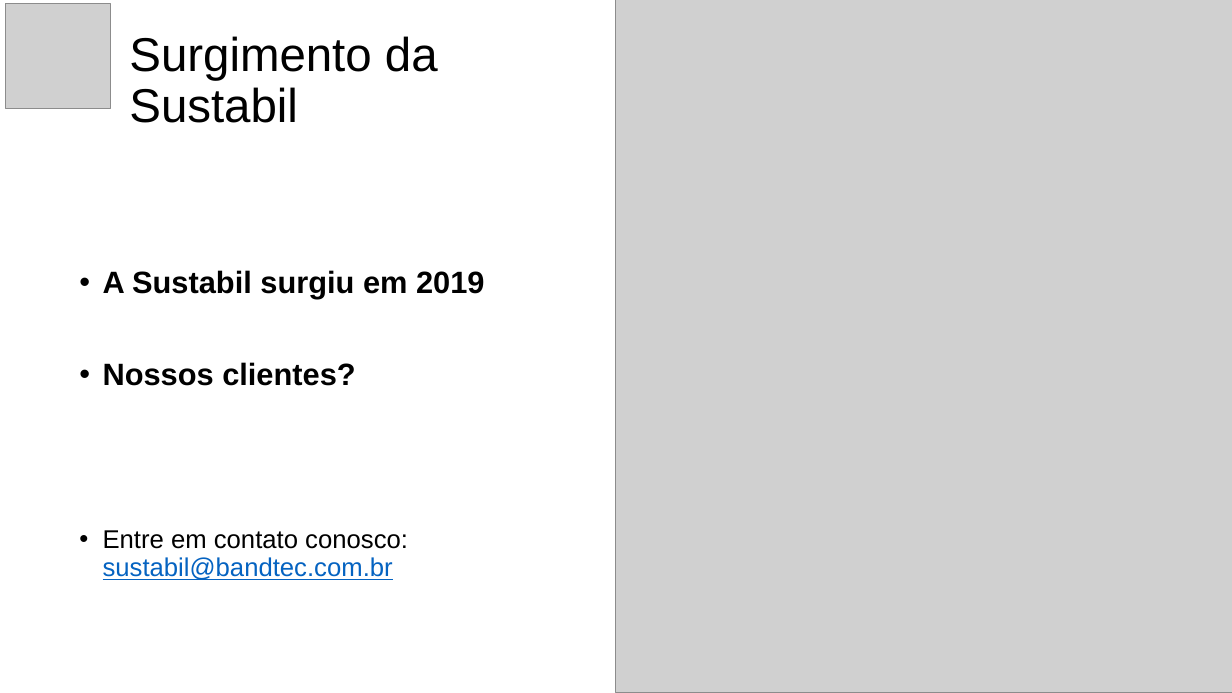
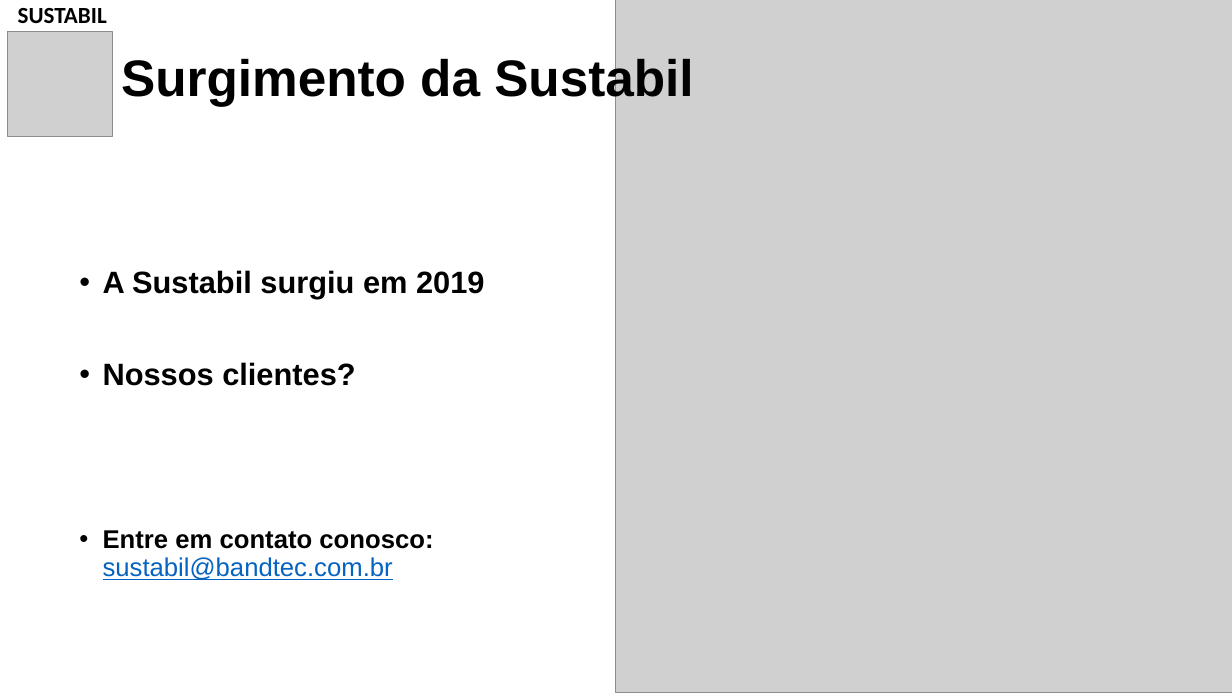
Before and after one commit to franklin-silva41/PROJETO-SENSOR-DE-UMIDADE, a slide deck: slide 4 of SUSTABIL - Apresentação real.pptx. Drawn at 1232x693 pixels with LibreOffice and Linux fonts; fonts in the diff are those of the drawing; grey boxes stand for pictures; background and template pictures are left out. Boxes give left, top, right and bottom in pixels: in the first picture for what was removed or moved away, otherwise in the second. Text is boxed around its words. In the diff, an @@ line names an element or a change of style, - is before the commit and + after.

```diff
--- a/SUSTABIL - Apresentação real.pptx
+++ b/SUSTABIL - Apresentação real.pptx
@@ text added at bbox=[18, 8, 107, 23], 18 pt, text #000000, bold @@
+SUSTABIL
@@ title "Surgimento da Sustabil": place and size @@
-title "Surgimento da Sustabil" at bbox=[129, 36, 438, 123]
+title "Surgimento da Sustabil" at bbox=[121, 55, 693, 106]
@@ title "Surgimento da Sustabil" at bbox=[121, 55, 693, 106]: size 37 to 40 pt, bold on @@
@@ picture: place and size @@
-picture at bbox=[6, 4, 110, 108]
+picture at bbox=[7, 31, 112, 136]
@@ text at bbox=[103, 530, 433, 580]: bold on in "Entre em contato conosco:" @@
```
Also in this commit, not shown: 12 other slides changed, 6 slides added, 3 slides removed.
